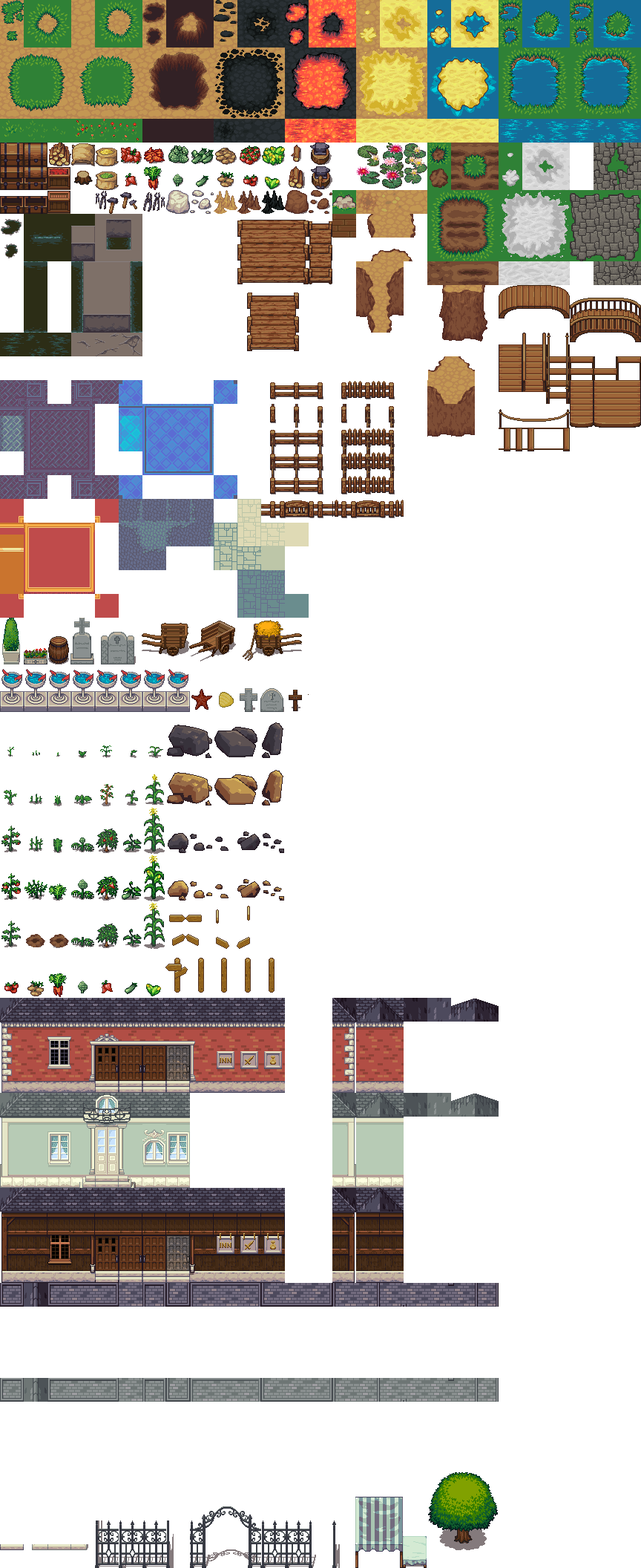
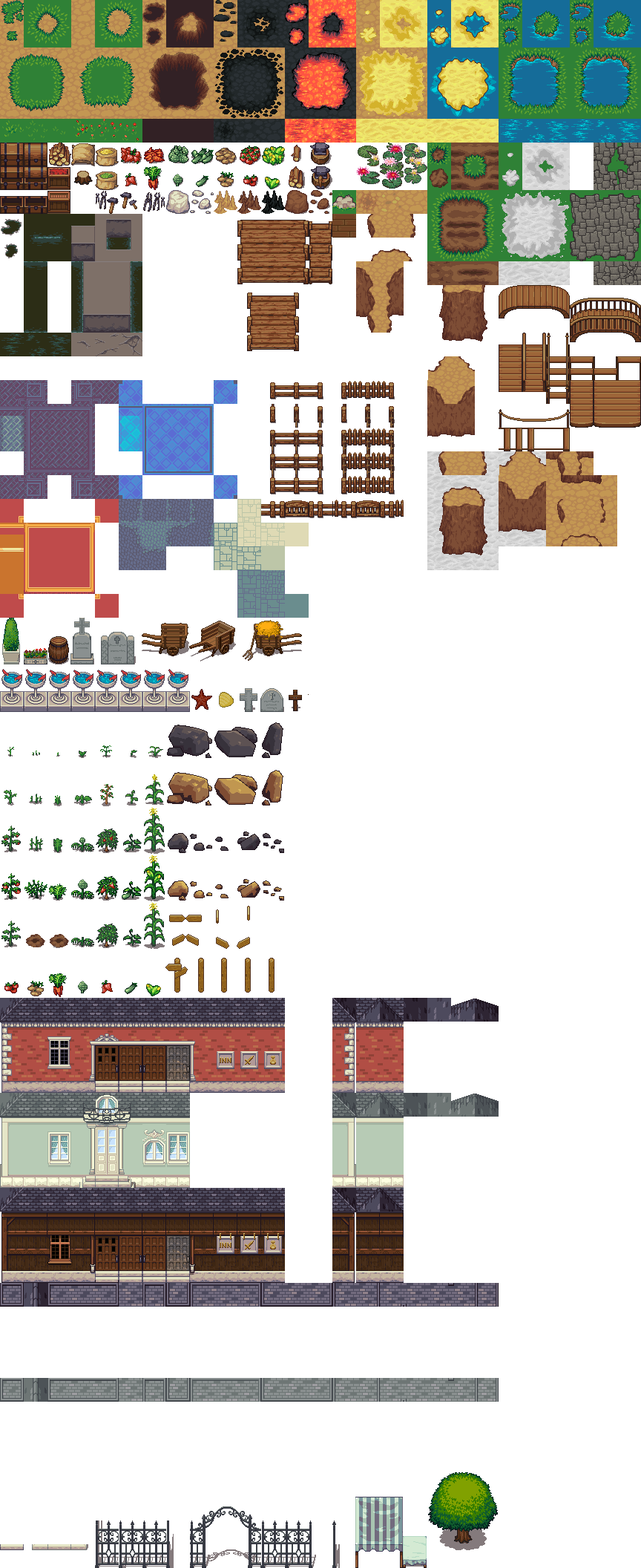
Before/after of a 641 x 1568 layered artwork. What changed in the layer stack:
painted on "town.png" over (x1=427, y1=451, x2=618, y2=571)
